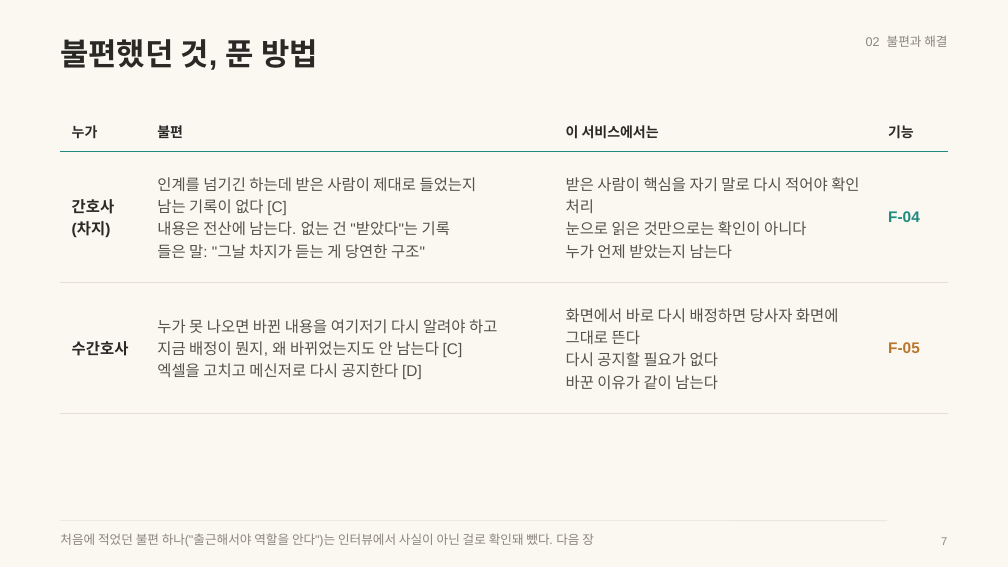
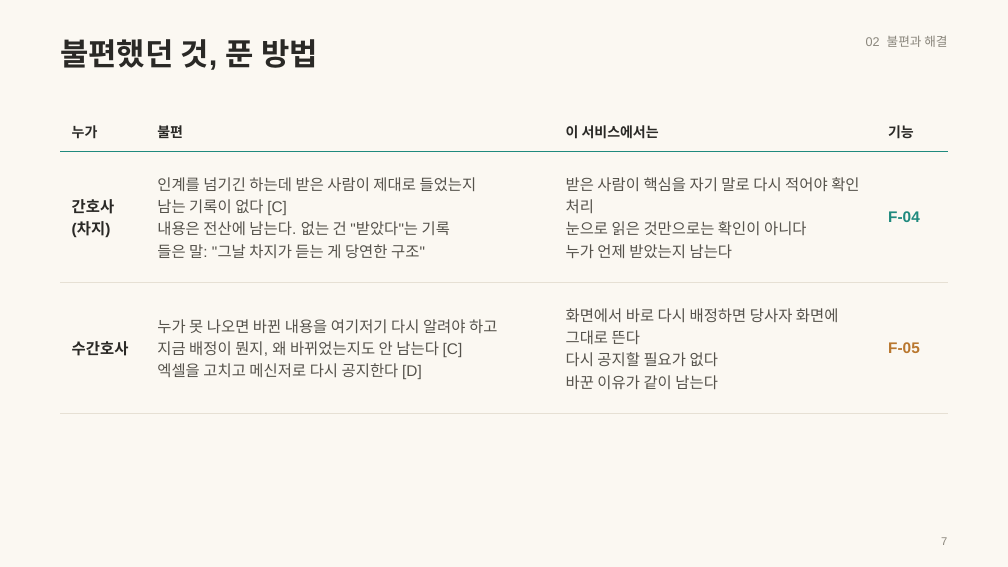
Before and after one commit to wodnjs2020136144/skala-webservice-mini, a slide deck: slide 7 of deliverables/10반_황재원_너와나의인계고리-개요.pptx. Drawn at 1008x567 pixels with LibreOffice and Linux fonts; fonts in the diff are those of the drawing. Boxes give left, top, right and bottom in pixels: in the first picture for what was removed or moved away, otherwise in the second. Text is boxed around its words. In the diff, an @@ line names an element or a change of style, - is before the commit and + after.

```diff
--- a/deliverables/10반_황재원_너와나의인계고리-개요.pptx
+++ b/deliverables/10반_황재원_너와나의인계고리-개요.pptx
@@ line removed from (60, 521) to (887, 521) @@
@@ text removed at bbox=[60, 533, 594, 547] @@
-처음에 적었던 불편 하나("출근해서야 역할을 안다")는 인터뷰에서 사실이 아닌 걸로 확인돼 뺐다. 다음 장
```
Also in this commit, not shown: 17 other slides changed.
